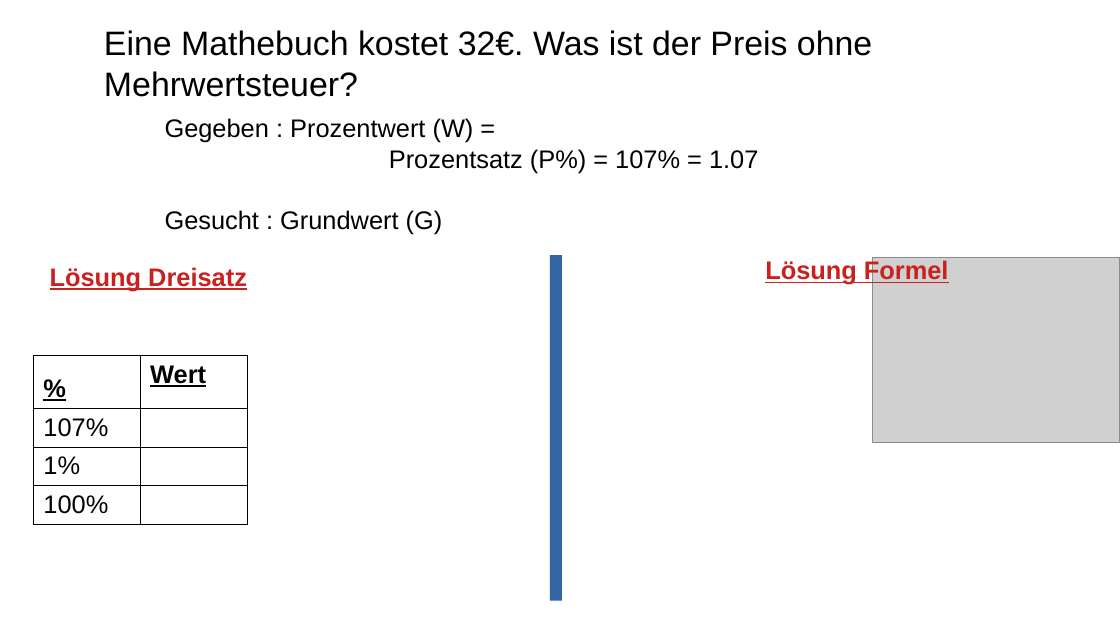
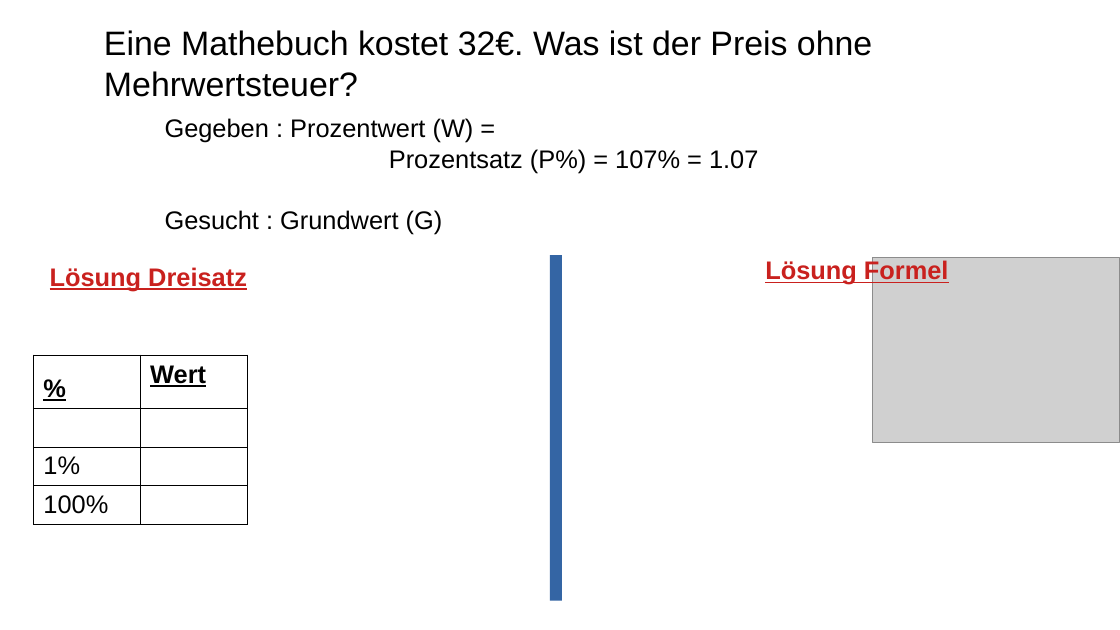
Before and after one commit to bearums/teaching, a slide deck: slide 8 of B5/Mathe/2024/B1/7er/Prozente/07_MwSt/MwSt.odp. Drawn at 1120x630 pixels with LibreOffice and Linux fonts; fonts in the diff are those of the drawing; grey boxes stand for pictures. Boxes give left, top, right and bottom in pixels: in the first picture for what was removed or moved away, otherwise in the second. Text is boxed around its words. In the diff, an @@ line names an element or a change of style, - is before the commit and + after.

```diff
--- a/B5/Mathe/2024/B1/7er/Prozente/07_MwSt/MwSt.odp
+++ b/B5/Mathe/2024/B1/7er/Prozente/07_MwSt/MwSt.odp
@@ table at (34,355,247,524) @@
-row 2, column 1: 107%
+row 2, column 1: 
```
Also in this commit, not shown: 1 slide removed, 18 other files.
